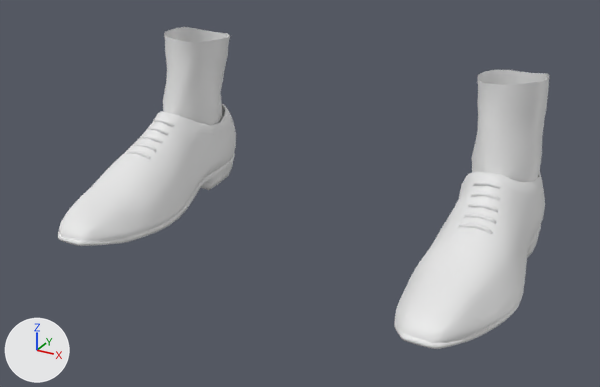
An edit to the FBX model unity/Assets/SecondFace/People/Player/player_f__mindfront_shoes_oxford_female.fbx, drawn before and after from the same camera.
Rendered twice from a 50 mm camera at (0.353, -0.747, 0.362) aimed at (0.011, -0.125, 0.051). Lighting does not change. The marker at lower left points along +X, +Y and +Z. The picture after the commit comes second. Objects named as collision shapes, trigger or cutter boxes, shadow casters or lower levels of detail are left out.

Objects in the first picture: 'Cloth_mindfront_shoes_oxford_female_LOD0'.
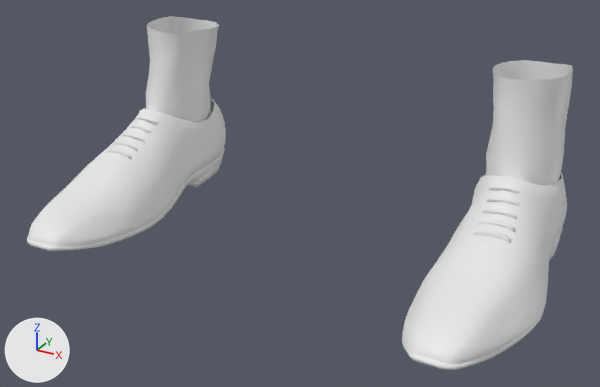
The newer file adds a shape key; the second version is drawn at full value of the shape key 'body-legs-decr' of 'Cloth_mindfront_shoes_oxford_female_LOD0', and the change is written as the vertex moves it makes.

Location of each change, [x1, y1, x2, y2] in pixels of the pictures (600 x 387 px; the box of a moved part takes in the faces that stretch with it):
'Cloth_mindfront_shoes_oxford_female_LOD0', reshaped (11% wider, 10% taller): before [58, 27, 549, 349]; after [27, 16, 573, 370]
part 1 of me_cloth_mindfront_shoes_oxford_female_lod0, moved or reshaped: before [458, 223, 493, 234]; after [473, 230, 512, 243]
part 2 of me_cloth_mindfront_shoes_oxford_female_lod0, moved or reshaped: before [463, 213, 496, 224]; after [478, 220, 515, 232]
part 3 of me_cloth_mindfront_shoes_oxford_female_lod0, moved or reshaped: before [467, 203, 498, 212]; after [483, 209, 517, 219]
part 4 of me_cloth_mindfront_shoes_oxford_female_lod0, moved or reshaped: before [471, 192, 500, 200]; after [486, 197, 519, 206]
part 5 of me_cloth_mindfront_shoes_oxford_female_lod0, moved or reshaped: before [473, 181, 501, 189]; after [489, 186, 520, 194]
part 6 of me_cloth_mindfront_shoes_oxford_female_lod0, moved or reshaped: before [127, 150, 151, 160]; after [106, 149, 132, 159]
part 7 of me_cloth_mindfront_shoes_oxford_female_lod0, moved or reshaped: before [133, 143, 157, 153]; after [113, 141, 138, 151]
part 8 of me_cloth_mindfront_shoes_oxford_female_lod0, moved or reshaped: before [141, 135, 163, 144]; after [121, 133, 145, 142]
part 9 of me_cloth_mindfront_shoes_oxford_female_lod0, moved or reshaped: before [148, 127, 169, 135]; after [129, 124, 152, 133]
part 10 of me_cloth_mindfront_shoes_oxford_female_lod0, moved or reshaped: before [154, 119, 174, 127]; after [136, 116, 158, 125]
part 11 of me_cloth_mindfront_shoes_oxford_female_lod0, moved or reshaped: before [58, 104, 236, 246]; after [27, 98, 226, 251]
part 12 of me_cloth_mindfront_shoes_oxford_female_lod0, moved or reshaped: before [394, 70, 549, 349]; after [402, 60, 573, 370]
part 13 of me_cloth_mindfront_shoes_oxford_female_lod0, moved or reshaped: before [163, 27, 230, 125]; after [146, 16, 219, 122]

What the commit changed:
me_cloth_mindfront_shoes_oxford_female_lod0 is used by ob_cloth_mindfront_shoes_oxford_female_lod0; location (0.0, 0.0, 0.0).
me_cloth_mindfront_shoes_oxford_female_lod0 had 2173 vertices, 3999 faces and spanned x -0.225..0.225, y -0.239..0.025, z -0.01..0.163.
me_cloth_mindfront_shoes_oxford_female_lod0 now has 2173 vertices, 3999 faces and spans x -0.247..0.247, y -0.26..0.027, z -0.009..0.172.
me_cloth_mindfront_shoes_oxford_female_lod0 part 1: the loose piece of 37 vertices spanning x 0.164..0.194, y -0.127..-0.123, z 0.051..0.059 is scaled about its middle by (1.09, 1.09, 1.01), then moved by (0.018, -0.011, 0.001).
me_cloth_mindfront_shoes_oxford_female_lod0 part 2: the loose piece of 37 vertices spanning x 0.164..0.193, y -0.116..-0.112, z 0.055..0.063 is scaled about its middle by (1.09, 1.09, 1.01), then moved by (0.018, -0.01, 0.001).
me_cloth_mindfront_shoes_oxford_female_lod0 part 3: the loose piece of 38 vertices spanning x 0.163..0.191, y -0.107..-0.101, z 0.06..0.069 is scaled about its middle by (1.09, 1.08, 1.01), then moved by (0.017, -0.009, 0.002).
me_cloth_mindfront_shoes_oxford_female_lod0 part 4: the loose piece of 38 vertices spanning x 0.163..0.19, y -0.097..-0.091, z 0.066..0.075 is scaled about its middle by (1.09, 1.08, 1.01), then moved by (0.017, -0.008, 0.002).
me_cloth_mindfront_shoes_oxford_female_lod0 part 5: the loose piece of 40 vertices spanning x 0.161..0.188, y -0.089..-0.082, z 0.073..0.083 is scaled about its middle by (1.09, 1.08, 1), then moved by (0.017, -0.007, 0.002).
me_cloth_mindfront_shoes_oxford_female_lod0 part 6: the loose piece of 38 vertices spanning x -0.194..-0.164, y -0.127..-0.123, z 0.051..0.059 is scaled about its middle by (1.09, 1.09, 1.01), then moved by (-0.018, -0.011, 0.001).
me_cloth_mindfront_shoes_oxford_female_lod0 part 7: the loose piece of 38 vertices spanning x -0.193..-0.164, y -0.116..-0.112, z 0.055..0.063 is scaled about its middle by (1.09, 1.09, 1.01), then moved by (-0.018, -0.01, 0.001).
me_cloth_mindfront_shoes_oxford_female_lod0 part 8: the loose piece of 38 vertices spanning x -0.191..-0.163, y -0.107..-0.101, z 0.06..0.069 is scaled about its middle by (1.09, 1.08, 1.01), then moved by (-0.017, -0.009, 0.002).
me_cloth_mindfront_shoes_oxford_female_lod0 part 9: the loose piece of 38 vertices spanning x -0.19..-0.163, y -0.097..-0.091, z 0.066..0.075 is scaled about its middle by (1.09, 1.08, 1.01), then moved by (-0.017, -0.008, 0.002).
me_cloth_mindfront_shoes_oxford_female_lod0 part 10: the loose piece of 40 vertices spanning x -0.188..-0.161, y -0.089..-0.082, z 0.073..0.083 is scaled about its middle by (1.09, 1.08, 1), then moved by (-0.017, -0.007, 0.002).
me_cloth_mindfront_shoes_oxford_female_lod0 part 11: the loose piece of 720 vertices spanning x -0.225..-0.133, y -0.239..0.025, z -0.01..0.087 is multiplied about its middle by the matrix ((1.089, 0.001, -0.005), (0.001, 1.087, 0.012), (-0.006, 0.012, 1.002)), then moved by (-0.017, -0.009, 0.002).
me_cloth_mindfront_shoes_oxford_female_lod0 part 12: 890 of 2173 vertices moved; they spanned x 0.133..0.225, y -0.239..0.025, z -0.01..0.163 and now span x 0.146..0.247, y -0.26..0.027, z -0.009..0.172; mean shift (0.017, -0.009, 0.003); largest move (0.192, -0.235, 0.005) -> (0.21, -0.256, 0.005).
me_cloth_mindfront_shoes_oxford_female_lod0 part 13: 181 of 2173 vertices moved; they spanned x -0.206..-0.141, y -0.1..0.015, z 0.031..0.163 and now span x -0.227..-0.154, y -0.11..0.017, z 0.035..0.172; mean shift (-0.017, -0.003, 0.008); largest move (-0.202, -0.016, 0.133) -> (-0.222, -0.017, 0.144).
